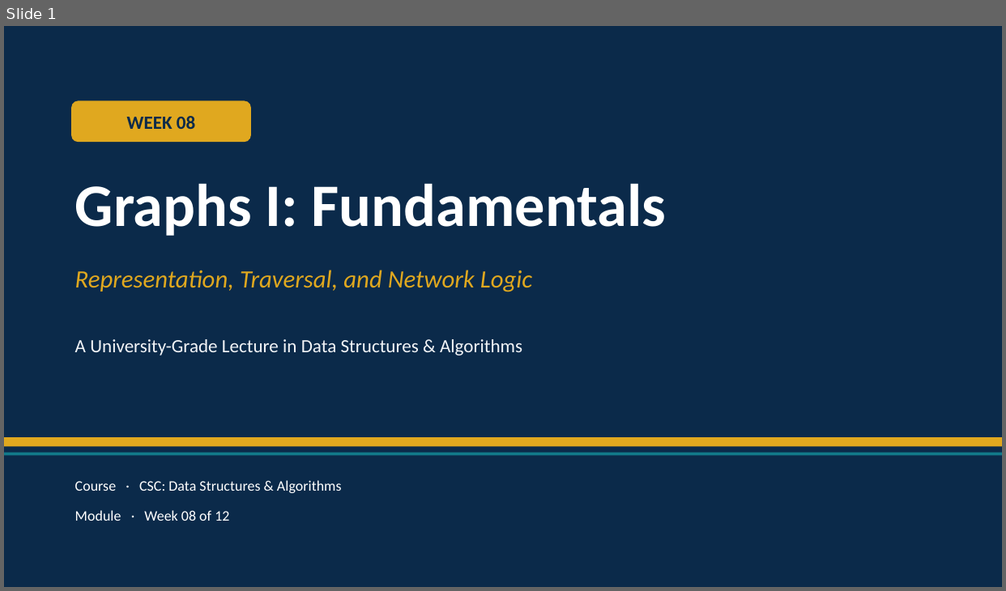
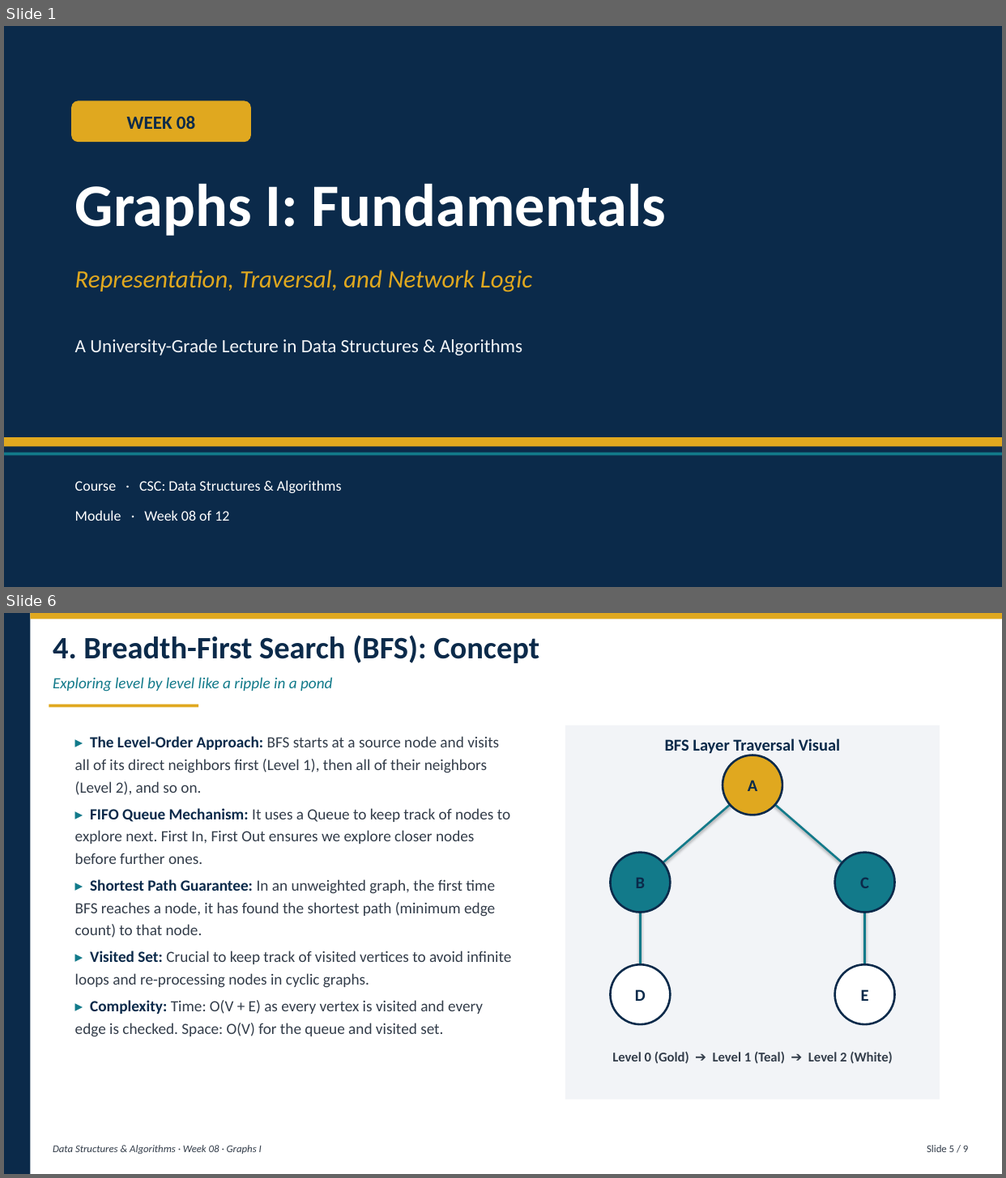
Before and after one commit to silsgah/ATU_DSA, a slide deck: week_08_graphs1/graphs1.pptx. Shown one above the other, each under a label of ours: slide 1 before the commit, slides 1 and 6 after it; the slides between them are not shown. The pictures are 1006x591 and 1006x1178 pixels, drawn with LibreOffice and Linux fonts; fonts in the diff are those of the drawing. Boxes give left, top, right and bottom in pixels: in the first picture for what was removed or moved away, otherwise in the second. Text is boxed around its words. In the diff, an @@ line names an element or a change of style, - is before the commit and + after.

```diff
--- a/week_08_graphs1/graphs1.pptx
+++ b/week_08_graphs1/graphs1.pptx
@@ slide 6 added at (4, 613, 1002, 1174), background #FFFFFF @@
@@ rectangle added at (4, 613, 30, 1174), fill #0B2A4A @@
@@ rectangle added at (30, 613, 1002, 619), fill #E0A81F @@
@@ text added at (53, 635, 539, 663), 30 pt, text #0B2A4A, bold @@
+4. Breadth-First Search (BFS): Concept
@@ text added at (53, 677, 333, 692), 15 pt, text #127A8A, italic @@
+Exploring level by level like a ripple in a pond
@@ rectangle added at (49, 705, 198, 707), fill #E0A81F @@
@@ rectangle added at (565, 726, 940, 1100), fill #F2F4F7 @@
@@ text added at (75, 736, 511, 1037), 15 pt, text #333D4A @@
+▸ The Level-Order Approach: BFS starts at a source node and visits all of its direct neighbors first (Level 1), then all of their neighbors (Level 2), and so on.
+▸ FIFO Queue Mechanism: It uses a Queue to keep track of nodes to explore next. First In, First Out ensures we explore closer nodes before further ones.
+▸ Shortest Path Guarantee: In an unweighted graph, the first time BFS reaches a node, it has found the shortest path (minimum edge count) to that node.
+▸ Visited Set: Crucial to keep track of visited vertices to avoid infinite loops and re-processing nodes in cyclic graphs.
+▸ Complexity: Time: O(V + E) as every vertex is visited and every edge is checked. Space: O(V) for the queue and visited set.
@@ text added at (665, 739, 840, 756), 16 pt, text #0B2A4A, bold @@
+BFS Layer Traversal Visual
@@ ellipse added at (722, 756, 782, 815), fill #E0A81F, outline #0B2A4A 2 pt @@
@@ text added at (748, 780, 757, 791), 16 pt, text #0B2A4A, bold @@
+A
@@ line added from (752, 786) to (641, 883), #127A8A 2 pt @@
@@ line added from (752, 786) to (865, 883), #127A8A 2 pt @@
@@ ellipse added at (611, 853, 671, 913), fill #127A8A, outline #0B2A4A 2 pt @@
@@ ellipse added at (835, 853, 895, 913), fill #127A8A, outline #0B2A4A 2 pt @@
@@ text added at (636, 878, 645, 888), 16 pt, text #0B2A4A, bold @@
+B
@@ text added at (860, 878, 869, 888), 16 pt, text #0B2A4A, bold @@
+C
@@ line added from (641, 883) to (641, 995), #127A8A 2 pt @@
@@ line added from (865, 883) to (865, 995), #127A8A 2 pt @@
@@ ellipse added at (611, 965, 671, 1024), fill #FFFFFF, outline #0B2A4A 2 pt @@
@@ ellipse added at (835, 965, 895, 1024), fill #FFFFFF, outline #0B2A4A 2 pt @@
@@ text added at (635, 990, 646, 1001), 16 pt, text #0B2A4A, bold @@
+D
@@ text added at (861, 990, 869, 1001), 16 pt, text #0B2A4A, bold @@
+E
@@ text added at (612, 1052, 892, 1064), 13 pt, text #333D4A, bold @@
+Level 0 (Gold) ➔ Level 1 (Teal) ➔ Level 2 (White)
@@ text added at (53, 1145, 262, 1154), 10 pt, text #333D4A, italic @@
+Data Structures & Algorithms · Week 08 · Graphs I
@@ text added at (927, 1145, 968, 1152), 10 pt, text #333D4A @@
+Slide 5 / 9
```
Also in this commit, not shown: 5 slides changed, 3 other slides added, 2 slides removed, 32 other files.
